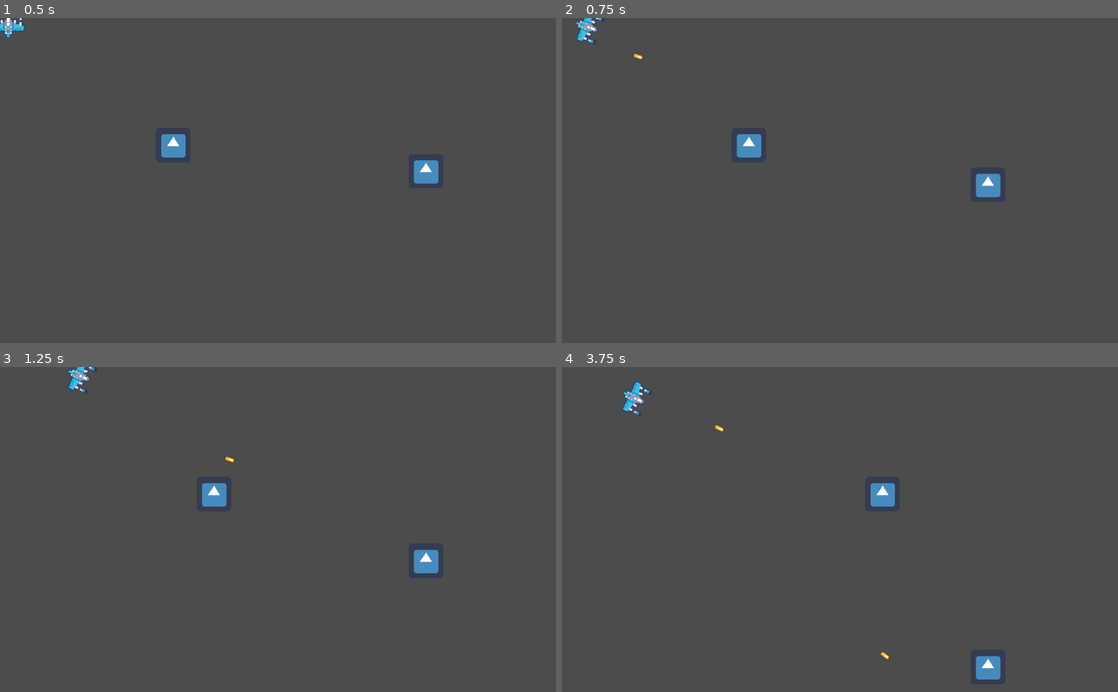
Above: before the commit, frames 1-4 (two rows, left to right).
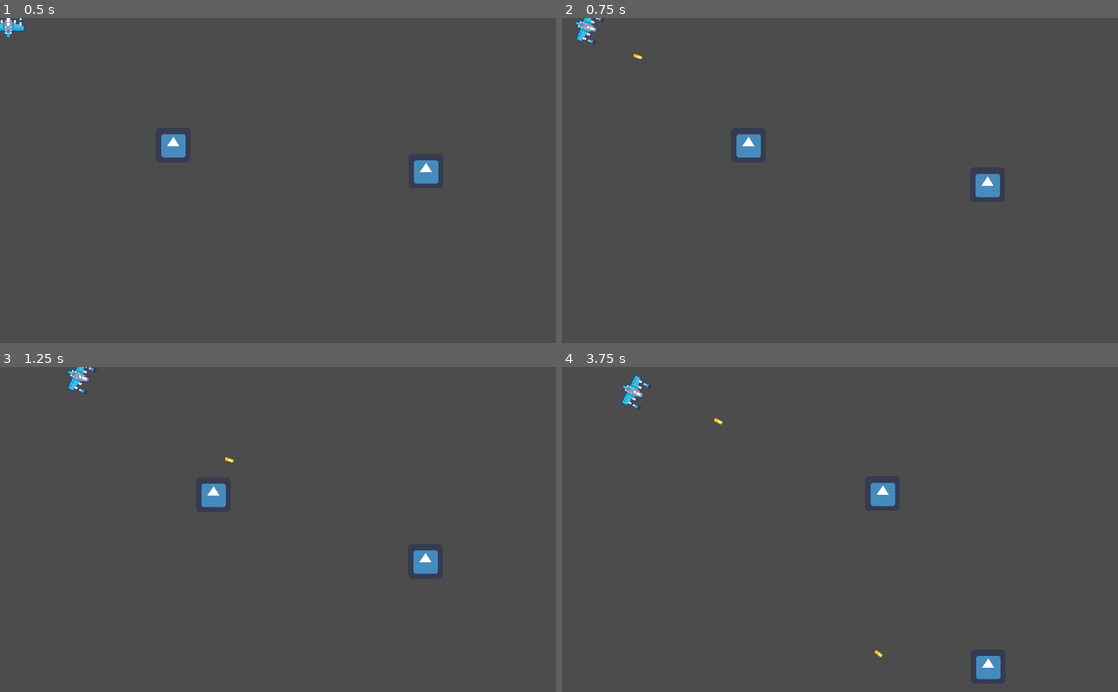
Above: after the commit, the same moments.

Repository: Madhavaprasath/AreoplaneGame
Game: Godot game, scene res://Test/Test.tscn
Two runs of this game, one before a commit and one after it. Both use one fixed random seed, a clock stepped at 60 frames per second and the inputs below. The project has no main scene, so this scene is started directly. The engine's default icon, where the game draws it, is replaced by a stand-in: a white triangle on a blue panel in a dark square.
Inputs (mouse positions are in pixels of both pictures, inside the frame that each line leads up to):
- Up to frame 1 (0.5 s): no input
- Up to frame 2 (0.75 s): move the mouse to (962, 164) at 0.52 s; press the mouse at (962, 164) at 0.53 s; hold Right (ui_right) from 0.53 s (still down)
- Up to frame 3 (1.25 s): keep holding Right (ui_right)
- Up to frame 4 (3.75 s): move the mouse to (728, 545) at 1.27 s; release Right (ui_right) at 1.28 s; release the mouse at (728, 545) at 1.28 s; hold Down (ui_down) 1.28-2.03 s; click (728, 545) at 1.35 s; move the mouse to (895, 458) at 2.02 s; hold Right (ui_right) 2.03-2.78 s; hold Right mouse button (Right_Click) 2.03-2.78 s; click (895, 458) at 2.3 s; move the mouse to (812, 594) at 2.77 s; hold Up (ui_up) 2.78-3.53 s; click (812, 594) at 2.85 s; move the mouse to (1006, 578) at 3.52 s; press the mouse at (1006, 578) at 3.53 s; hold Left (ui_left) from 3.53 s (still down)

Frame 1 is identical in both runs. In frame 2, 0.1% of the frame differs, in the area x 2-79%, y 0-56%; in frame 3, 0.2%; in frame 4, 0.4%, in the area x 10-79%, y 2-97%.

Commit message:
Added screen shake

Diff:
--- a/AreoPlaneGame(NameYet to be decided)/Characters/Enemy/Enemy_Statemachine.gd
+++ b/AreoPlaneGame(NameYet to be decided)/Characters/Enemy/Enemy_Statemachine.gd
@@ -1,6 +1,6 @@
 extends Node2D
 
-export (int) var Speed=400
+export (int) var Speed=300
 
 var velocity=Vector2(20,20)
 
@@ -15,18 +15,33 @@
 var circular_time=0
 var circle=false
 var angular_time=0
+var a=true
 func _physics_process(delta):
-
-
-	if enemy.global_position.distance_to(get_global_mouse_position()-Vector2(0,200))>50:
-		move_towards_target(get_global_mouse_position()-Vector2(0,200))
+	var offset
+	if a:
+		offset=Vector2(0,200)
 	else:
-		circle=true
+		offset=Vector2()
+	if enemy.global_position.distance_to(get_global_mouse_position()-offset)>50:
+		move_towards_target(get_global_mouse_position()-offset)
+	else:
+		if a==true:
+			circle=true
+			a=false
 	if circle:
 		make_circles(delta)
 	if angular_time>=23:
-		velocity=Vector2()
+		angular_time=0
+		velocity=Vector2(1,1)
+		circle=false
 	velocity=enemy.move_and_slide(velocity)
+
+func match_current_state(delta):
+	pass
+
+func exit_current_state(delta):
+	pass
+
 func move_towards_target(target_position):
 	var desired_velocity=(target_position-enemy.global_position).normalized()*Speed
 	var steering =desired_velocity-velocity
--- a/AreoPlaneGame(NameYet to be decided)/Characters/Player/Player_statemachine.gd
+++ b/AreoPlaneGame(NameYet to be decided)/Characters/Player/Player_statemachine.gd
@@ -21,6 +21,7 @@
 
 var current_state
 var current_animation
+var camera
 var previous_state
 var velocity=Vector2()
 var direction_vector=Vector2()
@@ -28,12 +29,15 @@
 var pointing_radius=Vector2()
 var can_shoot=true
 var state_bef_rocket
-
 var targets=[]
 var total_number_targets=2
+var Knock_back=Vector2()
+
 onready var player=get_node(Player_path)
 
 func _ready():
+	for i in get_tree().get_nodes_in_group("Camera"):
+		camera=i
 	#player.spwan_missiles()
 	current_state=states.IDLE
 	current_animation="Idle"
@@ -52,7 +56,9 @@
 
 		aiming_rockets(delta)
 		current_state=states.ROCKETAIM
-
+	if Input.is_action_just_pressed("Left_Click"):
+		var direction=-(player.global_position.direction_to(get_global_mouse_position()))
+		knock_back(direction)
 func match_state(delta):
 	match current_state:
 		states.IDLE:
@@ -153,6 +159,7 @@
 	if event.is_action_pressed("Left_Click"):
 		if can_shoot && ! current_state in [states.ROCKETAIM,states.ROCKETLAUNCH]:
 			spwan_bullets()
+			camera.start_shake(1,0.02,1)
 			player.check_current_shoot_place()
 		elif current_state==states.ROCKETAIM:
 			if total_number_targets!=0:
@@ -204,6 +211,10 @@
 	Engine.time_scale=lerp(Engine.time_scale,0.0,1-pow(0.0001,delta))
 
 
+func knock_back(direction):
+	velocity=lerp(velocity,direction*Vector2(10,10),0.8)
+	player.move_and_slide(velocity)
+
 func check_right_click():
 	return (Input.is_action_pressed("Right_Click"))
 
--- /dev/null
+++ b/AreoPlaneGame(NameYet to be decided)/Components/Screen_shake.gd
@@ -0,0 +1,28 @@
+extends Camera2D
+
+onready var wait_timer=get_node("Wait_timer")
+onready var shake_timer=get_node("Shake_timer")
+onready var tween=get_node("Tween")
+
+export var reset_speed=0
+export var strength=0
+var doing_shake=false
+
+func _on_Wait_timer_timeout():
+	if doing_shake:
+		tween.interpolate_property(self,"offset",offset,Vector2(rand_range(-strength,strength),rand_range(-strength,strength)),reset_speed,Tween.TRANS_SINE,Tween.EASE_OUT)
+		tween.start()
+
+func start_shake(time,speed,st):
+	print("shaking")
+	doing_shake=true
+	strength=st
+	reset_speed=speed
+	shake_timer.start(time)
+	wait_timer.start(speed)
+
+
+func _on_Shake_timer_timeout():
+	doing_shake=false
+	tween.interpolate_property(self,"offset",offset,Vector2(0,0),reset_speed,Tween.TRANS_SINE,Tween.EASE_OUT)
+	tween.start()
--- a/AreoPlaneGame(NameYet to be decided)/Test/Test.tscn
+++ b/AreoPlaneGame(NameYet to be decided)/Test/Test.tscn
@@ -1,10 +1,11 @@
-[gd_scene load_steps=8 format=2]
+[gd_scene load_steps=9 format=2]
 
 [ext_resource path="res://Characters/Player/Player.tscn" type="PackedScene" id=1]
 [ext_resource path="res://Test/Test.gd" type="Script" id=2]
 [ext_resource path="res://Test/StaticBody2D2.gd" type="Script" id=3]
 [ext_resource path="res://icon.png" type="Texture" id=4]
 [ext_resource path="res://Test/StaticBody2D.gd" type="Script" id=5]
+[ext_resource path="res://Components/Screen_shake.gd" type="Script" id=6]
 
 [sub_resource type="Environment" id=1]
 glow_enabled = true
@@ -55,3 +56,20 @@
 
 [node name="CollisionShape2D" type="CollisionShape2D" parent="StaticBody2D2"]
 shape = SubResource( 2 )
+
+[node name="Screen_shake" type="Camera2D" parent="." groups=[
+"Camera",
+]]
+current = true
+limit_left = 0
+limit_top = 0
+script = ExtResource( 6 )
+
+[node name="Wait_timer" type="Timer" parent="Screen_shake"]
+
+[node name="Shake_timer" type="Timer" parent="Screen_shake"]
+
+[node name="Tween" type="Tween" parent="Screen_shake"]
+
+[connection signal="timeout" from="Screen_shake/Wait_timer" to="Screen_shake" method="_on_Wait_timer_timeout"]
+[connection signal="timeout" from="Screen_shake/Shake_timer" to="Screen_shake" method="_on_Shake_timer_timeout"]
